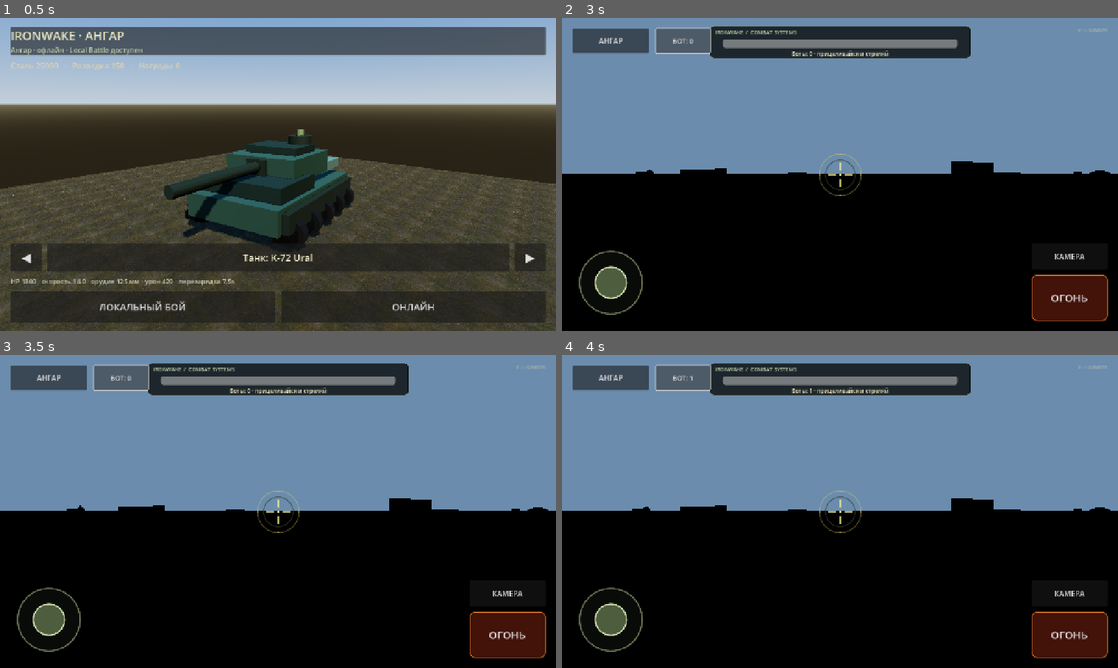
Above: before the commit, frames 1-4 (two rows, left to right).
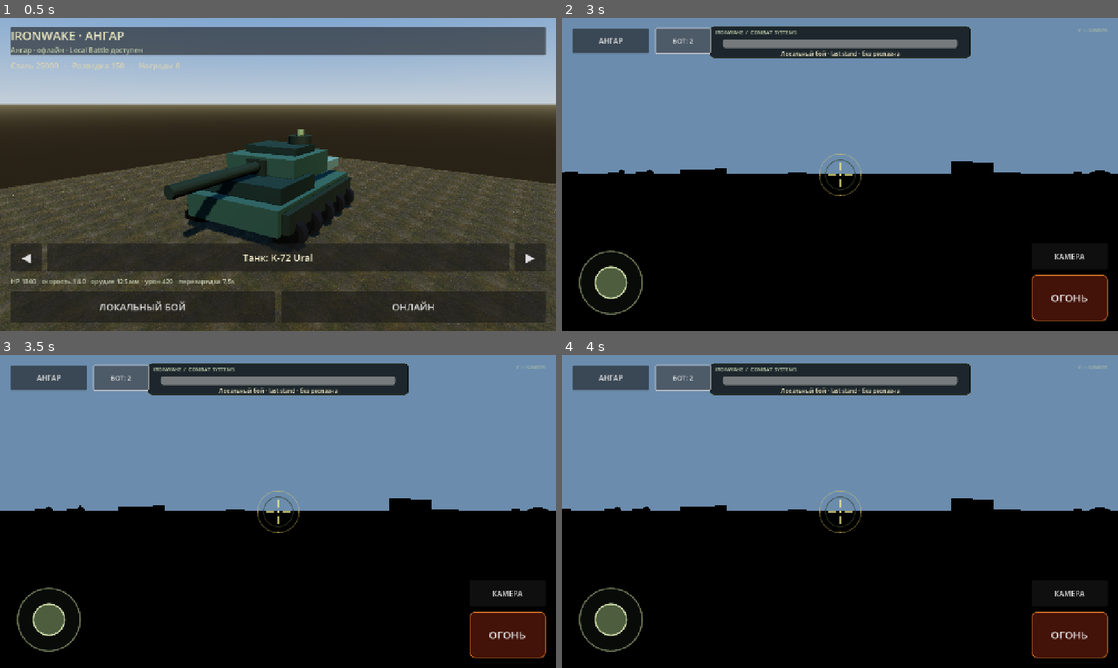
Above: after the commit, the same moments.

Repository: ivanivorontsov-sudo/ironwake-android
Game: Godot game, scene res://scenes/hangar.tscn
Same seed, same stepped clock (60 frames per second), same inputs: the game is played once before the commit and once after it.
Inputs:
- Up to frame 1 (0.5 s): no input
- Up to frame 2 (3 s): click "ЛОКАЛЬНЫЙ БОЙ" at 0.5 s; click "ОГОНЬ" at 1.25 s; click "КАМЕРА" at 2 s; click "БОТ: 1" (after the commit: "БОТ: 2") at 2.75 s
- Up to frame 3 (3.5 s): no input
- Up to frame 4 (4 s): click "БОТ: 0" (after the commit: "БОТ: 2") at 3.5 s

Frame 1 is identical in both runs. In frame 2, 0.2% of the frame differs, in the area x 0-61%, y 6-50%; in frame 3, 0.2%; in frame 4, 0.2%.
Error in both runs: Invalid assignment of property or key 'glow_levels_1' with value of type 'float' on a base object of type 'Environment'. (res://scripts/graphics/battle_environ…

Commit message:
controls: prevent bot-toggle input lock

Diff:
--- a/godot/Ironwake/scripts/combat/battle_bootstrap.gd
+++ b/godot/Ironwake/scripts/combat/battle_bootstrap.gd
@@ -17,7 +17,7 @@
 var _reported: bool = false
 var _cam_smooth_pos: Vector3 = Vector3.ZERO
 var _cam_ready: bool = false
-var _bot_count: int = 1
+var _bot_count: int = 2
 
 
 func _ready() -> void:
@@ -77,10 +77,15 @@
 
 
 func _toggle_bots() -> void:
-	_bot_count = 0 if _bot_count == 1 else 1
+	# Cycle 1..8; never allow zero because LocalBattleSim would end immediately.
+	_bot_count = 1 if _bot_count >= 8 else _bot_count + 1
 	sim.set_bot_count(_bot_count)
+	# Clear transient input state so changing the room never leaves controls locked.
+	controller.fire_held = false
+	controller.brake_held = false
+	controller.release_aim_input()
 	hud.set_bot_count(_bot_count)
-	hud.set_status("Боты: %d · прицеливайся и стреляй" % _bot_count)
+	hud.set_status("Противников: %d · управление готово" % _bot_count)
 
 func _to_hangar() -> void:
 	get_tree().change_scene_to_file("res://scenes/hangar.tscn")
